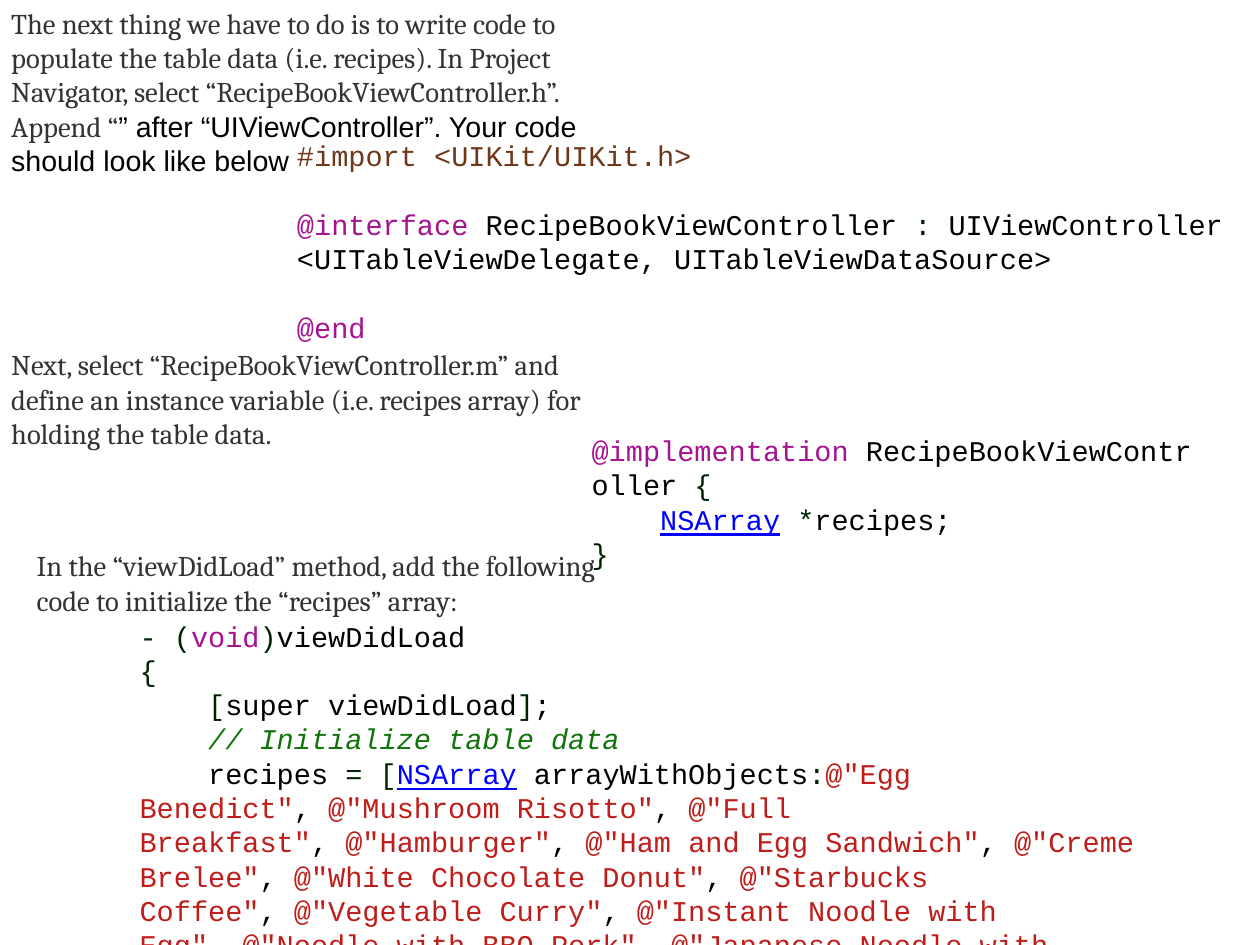
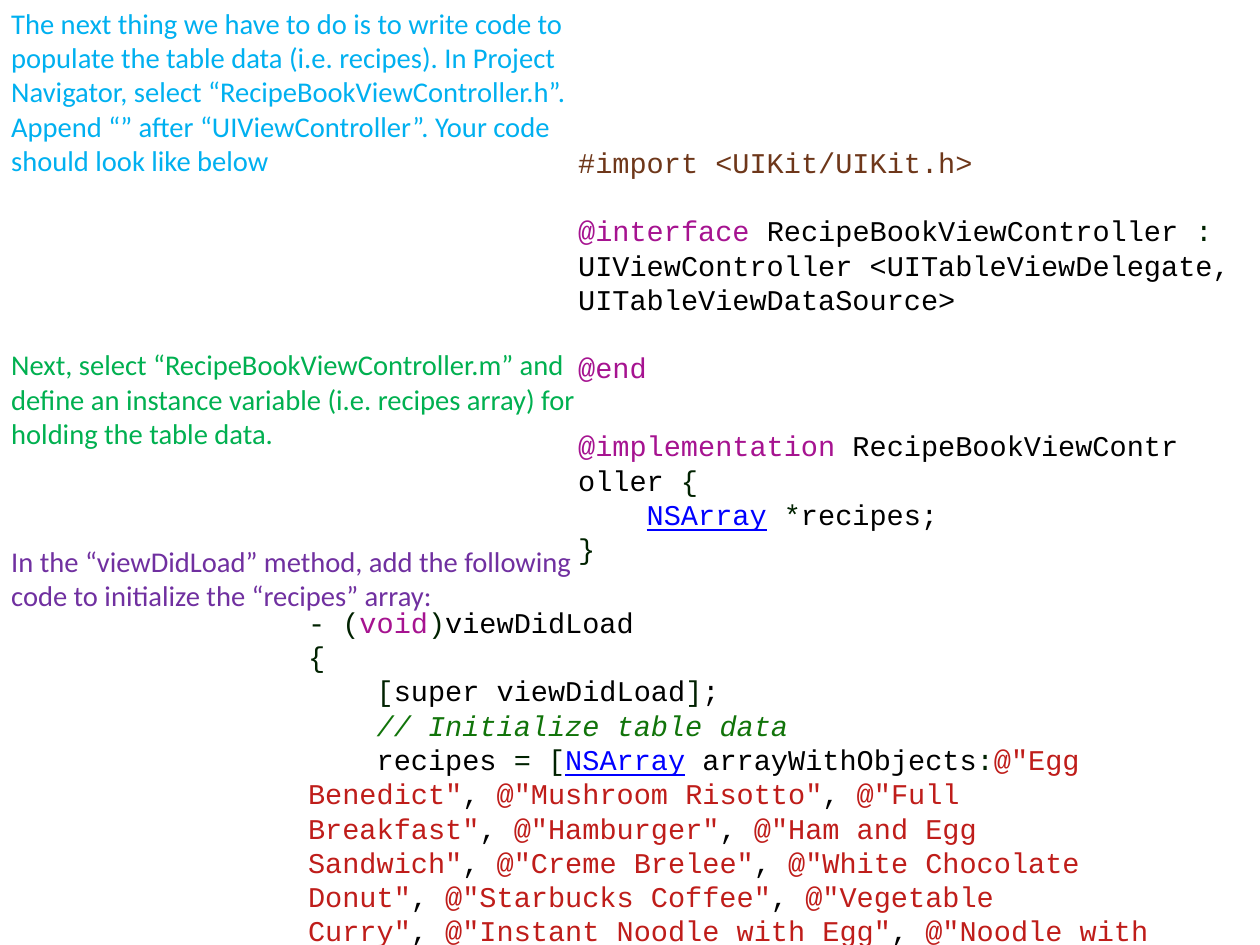
Before and after one commit to aminhngn/Course_Mobile_IOS, a slide deck: slide 38 of course/IOS_Module_02_ui_design.pptx (slide 39 before the commit). Drawn at 1260x945 pixels with LibreOffice and Linux fonts; fonts in the diff are those of the drawing. Boxes give left, top, right and bottom in pixels: in the first picture for what was removed or moved away, otherwise in the second. Text is boxed around its words. In the diff, an @@ line names an element or a change of style, - is before the commit and + after.

```diff
--- a/course/IOS_Module_02_ui_design.pptx
+++ b/course/IOS_Module_02_ui_design.pptx
@@ text "The next thing we have ..." at [11, 14, 565, 172]: font Cambria to Calibri, text colour #333333 to #00B0F0 in "The next thing we have to do ..."; font Arial to Calibri, text colour #000000 to #00B0F0 in "“” after “UIViewController”. Your code should look ..." @@
@@ text "#import <UIKit/UIKit.h> @interface RecipeBookViewController  ..." rewrapped from [297, 146, 1223, 342] to [578, 152, 1230, 311] @@
@@ text "Next, select “RecipeBookViewController.m” and define ..." at [11, 354, 574, 449]: font Cambria to Calibri, text colour #333333 to #00B050 @@
@@ text "@implementation RecipeBookViewController { NSArray *recipes; ...": place and size @@
-text "@implementation RecipeBookViewController { NSArray *recipes; ..." at [592, 441, 951, 536]
+text "@implementation RecipeBookViewController { NSArray *recipes; ..." at [578, 436, 938, 531]
@@ text "In the “viewDidLoad” method, add ...": place and size @@
-text "In the “viewDidLoad” method, add ..." at [37, 555, 595, 617]
+text "In the “viewDidLoad” method, add ..." at [11, 551, 571, 613]
@@ text "In the “viewDidLoad” method, add ..." at [11, 551, 571, 613]: font Cambria to Calibri, text colour #333333 to #7030A0 @@
@@ text "- (void)viewDidLoad { [super viewDidLoad]; ..." rewrapped from [140, 626, 1134, 927] to [308, 613, 1149, 945] @@
```
Also in this commit, not shown: 18 other slides changed, 7 slides added, 6 slides removed.
